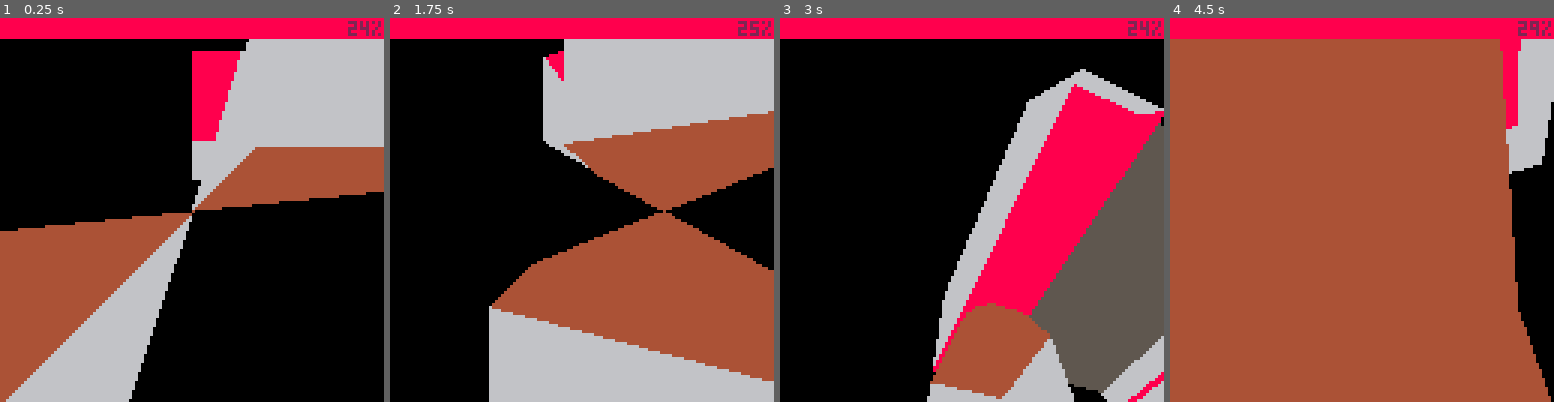
Above: before the commit, frames 1-4 (left to right).
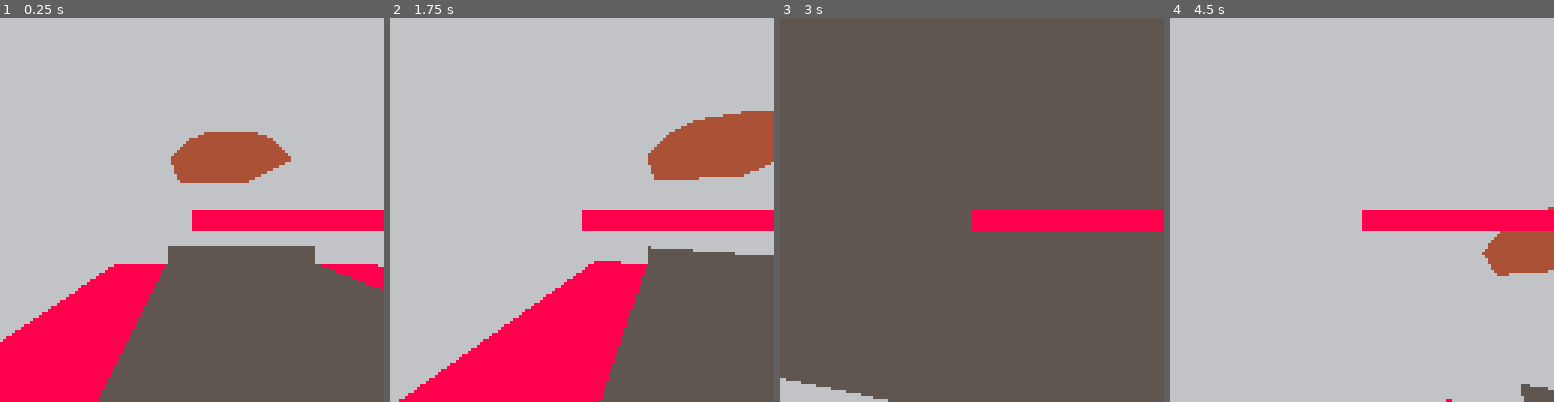
Above: after the commit, the same moments.

Repository: freds72/qk8
Game: PICO-8 cartridge carts/quak8.p8
The game is run twice, just before and just after one commit, with the same random seed, the same clock (stepped at 60 frames per second) and the same inputs.
Inputs:
- Up to frame 1 (0.25 s): no input
- Up to frame 2 (1.75 s): hold Right from 1.6 s (still down)
- Up to frame 3 (3 s): release Right at 2.1 s; hold Up 2.15-2.42 s; hold Right from 2.47 s (still down)
- Up to frame 4 (4.5 s): release Right at 3.03 s; hold Left 3.08-3.58 s; hold Down 3.63-3.97 s; hold Right from 4.02 s (still down)

The runs differ from the first frame. In frame 1, 88% of the frame differs, in the area x 0-100%, y 0-100%; in frame 2, 82%; in frame 3, 86%; in frame 4, 96%.

Commit message:
improved 3d engine (vracing)

Diff:
--- a/carts/quak8.p8
+++ b/carts/quak8.p8
@@ -6,7 +6,12 @@
 
 -- globals
 local cam
-local level
+
+-- clipping globals
+local sessionid=0
+local k_far,k_near=0,2
+local k_right,k_left=4,8
+local z_near=0.25
 
 -- helper functions
 function lerp(a,b,t)
@@ -119,13 +124,17 @@
   		0,0,0,1}
 end
 
-function make_cam(x0,y0,focal)
+-- camera
+function make_cam(focal)
 	local yangle,zangle=0,0
 	local dyangle,dzangle=0,0
 
+	-- suppress offset calc
+	camera(-64,-64)
+
 	return {
 		pos={0,0,0},
-		control=function(self,dist)
+		control=function(self,pos,dist)
 			if(btn(0)) dyangle+=1
 			if(btn(1)) dyangle-=1
 			if(btn(2)) dzangle+=1
@@ -138,8 +147,7 @@
 			dzangle*=0.8
 
 			local m=make_m_from_euler(zangle,yangle,0)
-			local pos=m_fwd(m)
-			v_scale(pos,dist)
+			local pos=v_add(pos,m_fwd(m),dist)
 
 			-- inverse view matrix
 			-- only invert orientation part
@@ -155,41 +163,112 @@
 			})
 
 			self.pos=pos
-		end,
-		project=function(self,verts)
-			local out={}
-      for i,v in pairs(verts) do
-				local x,y,z=v[1],v[2],v[3]
-				local w=focal/z
-				out[i]={x=x0+x*w,y=y0-y*w,w=w}
-			end
-			return out
 		end
 	}
 end
 
-function draw_model(model,m,cam)
-	-- cam pos in object space
-	local cam_pos=m_inv_x_v(m,cam.pos)
-
-	-- object to world
-	-- world to cam
-	m=m_x_m(cam.m,m)
-
-	for _,face in pairs(model.f) do
-		-- is face visible?
-		if true then --v_dot(face.n,cam_pos)<=face.cp then
-			local verts={}
-			for k=1,face.ni do
-				-- transform to world
-				local p=m_x_v(m,face[k])
-				verts[k]=p
+-- 3d engine
+-- vertex cache class
+-- uses m (matrix) and v (vertices) from self
+-- saves the 'if not ...' in inner loop
+local v_cache_cls={
+	-- v is vertex reference
+	__index=function(t,v)
+		if(not v) return
+		-- inline: local a=m_x_v(t.m,t.v[k])
+		local m,x,y,z=t.m,v[1],v[2],v[3]
+		local ax,ay,az=m[1]*x+m[5]*y+m[9]*z+m[13],m[2]*x+m[6]*y+m[10]*z+m[14],m[3]*x+m[7]*y+m[11]*z+m[15]
+
+		local outcode=k_near
+		if(az>z_near) outcode=k_far
+		if(ax>az) outcode+=k_right
+		if(-ax>az) outcode+=k_left
+
+		-- not faster :/
+		-- local bo=-(((az-z_near)>>31)<<17)-(((az-ax)>>31)<<18)-(((az+ax)>>31)<<19)
+		-- assert(bo==outcode,"outcode:"..outcode.." bits:"..bo)
+
+		-- assume vertex is visible, compute 2d coords
+		local a={ax,ay,az,outcode=outcode,clipcode=outcode&2,x=(ax/az)<<6,y=-(ay/az)<<6}
+		t[v]=a
+		return a
+	end
+}
+
+function collect_faces(faces,cam_pos,v_cache,out)
+	local sessionid=sessionid
+	for _,face in pairs(faces) do
+		-- avoid overdraw for shared faces
+		if face.session!=sessionid and (face.flags&0x1==0x1 or v_dot(face.n,cam_pos)>face.cp) then
+			-- project vertices
+			local v0,v1,v2,v3=v_cache[face[1]],v_cache[face[2]],v_cache[face[3]],v_cache[face[4]]
+			-- mix of near/far verts?
+			if v0.outcode&v1.outcode&v2.outcode&(v3 and v3.outcode or 0xffff)==0 then
+				local verts={v0,v1,v2,v3}
+
+				local ni,is_clipped,y,z=9,v0.clipcode+v1.clipcode+v2.clipcode,v0[2]+v1[2]+v2[2],v0[3]+v1[3]+v2[3]
+				if v3 then
+					is_clipped+=v3.clipcode
+					y+=v3[2]
+					z+=v3[3]
+					-- number of faces^2
+					ni=16
+				end
+				-- mix of near+far vertices?
+				if(is_clipped>0) verts=z_poly_clip(z_near,verts)
+				if #verts>2 then
+					verts.f=face
+					-- color replace
+					verts.c=face.c
+					verts.key=ni/(y*y+z*z)
+					out[#out+1]=verts
+				end
 			end
-			-- transform to camera & draw
-			-- polytex(cam:project(verts),face.lu,face.lv)
-			polyfill(cam:project(verts),face.c)
+			face.session=sessionid
 		end
 	end
+end
+
+-- draw face
+-- handles clipping as needed
+function draw_face(v0,v1,v2,v3,col)
+	if v0.outcode&v1.outcode&v2.outcode&(v3 and v3.outcode or 0xffff)==0 then
+		local verts={v0,v1,v2,v3}
+		if(v0.clipcode+v1.clipcode+v2.clipcode+(v3 and v3.clipcode or 0)>0) verts=z_poly_clip(z_near,verts)
+		if(#verts>2) polyfill(verts,col)
+	end
+end
+
+function draw_faces(faces)
+	for i,d in ipairs(faces) do
+		polyfill(d,d.c)
+	end
+end
+
+-- clipping
+function z_poly_clip(znear,v)
+	local res,v0={},v[#v]
+	local d0=v0[3]-znear
+	for i=1,#v do
+		local v1=v[i]
+		local d1=v1[3]-znear
+		if d1>0 then
+			if d0<=0 then
+				local nv=v_lerp(v0,v1,d0/(d0-d1))
+				nv.x=(nv[1]/nv[3])<<6
+				nv.y=-(nv[2]/nv[3])<<6
+				res[#res+1]=nv
+			end
+			res[#res+1]=v1
+		elseif d0>0 then
+			local nv=v_lerp(v0,v1,d0/(d0-d1))
+			nv.x=(nv[1]/nv[3])<<6
+			nv.y=-(nv[2]/nv[3])<<6
+			res[#res+1]=nv
+		end
+		v0,d0=v1,d1
+	end
+	return res
 end
 
 -- textured edge renderer
@@ -209,20 +288,20 @@
 
 function _update()
 	-- update texture
-	cam:control(1.2)
+	cam:control(level.start)
 end
 
 function _draw()
+	sessionid+=1
 	cls()
 
-	local m={
-		0.1,0,0,0,
-		0,0.1,0,0,
-		0,0,0.1,0,
-		-0.5,-0.5,-0.5,1}
+	local v_cache=setmetatable({m=cam.m},v_cache_cls)
+	local out={}
+
 	for _,r in pairs(level.rooms) do
-		draw_model(r,m,cam)
-	end
+		collect_faces(r.faces,cam.pos,v_cache,out)
+	end
+	draw_faces(out)
 
 	rectfill(0,0,127,6,8)
 	local cpu=tostr(flr(100*stat(1))).."%"
@@ -325,7 +404,7 @@
 			end
 			add(portals,portal)
 		end)
-		rooms[id]={f=faces,p=portals}
+		rooms[id]={faces=faces,portals=portals}
 	end)
 	return {rooms=rooms,start=start}
 end
@@ -404,11 +483,11 @@
 		if(y0>y1) x0,y0,x1,y1=x1,y1,x0,y0
 		-- exact slope
 		local dx=(x1-x0)/(y1-y0)
-		if(y0<0) x0-=y0*dx y0=0
+		if(y0<-64) x0-=(y0+64)*dx y0=-64
 		-- subpixel shifting (after clipping)
 		local cy0=ceil(y0)
 		x0+=(cy0-y0)*dx
-		for y=cy0,min(ceil(y1)-1,127) do
+		for y=cy0,min(ceil(y1)-1,63) do
 			local x=nodes[y]
 			if x then
 				rectfill(x,y,x0,y)
@@ -420,16 +499,8 @@
 		-- next vertex
 		x0,y0=_x1,_y1
 	end
-
-	--[[
-	p0=p[#p]
-	for i=1,#p do
-		local p1=p[i]
-		line(p0.x,p0.y,p1.x,p1.y,8)
-		p0=p1
-	end
-	]]
-end
+end
+
 __gfx__
 f34004f20413c22408f3084408d308f308f308d308f308440824081400440824081400f308d3081400f308d30814004408f308f3084408f30804084408f308f3
 0854080408f30844080408040844080408f3085408040804085408e308f3084408e308f308f308d308f392f308d308f3924408e308f392f308e308f392440814
